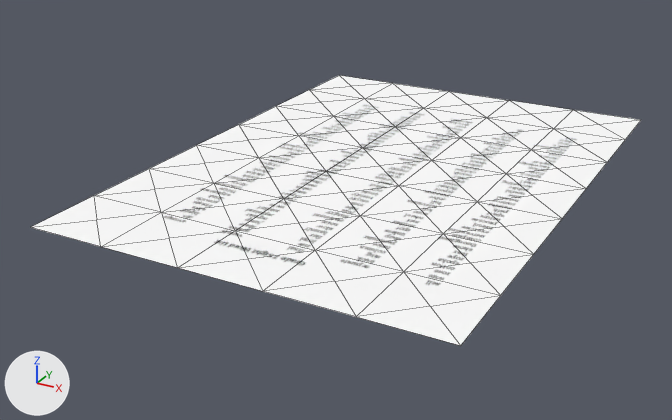
Before and after pictures for a commit that changed the Blender file Assets/Objects/Props/Pages/Page1/Page1.blend.
The view is the same before and after, from a 50 mm camera at (9.71, -19.93, 13.38) aimed at (-0.75, -0.92, 3.88). The axes (+X, +Y, +Z) are drawn at lower left. The lights are the same throughout. Mesh edges are drawn as thin lines.
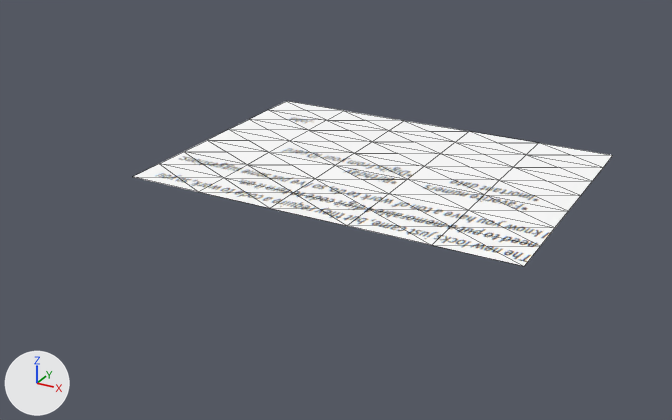
The edits, one by one:
Picture 'Note.png' (img_note_png) is new.
Material 'Material' (mat_material) changes its picture from img_page1_png to img_note_png.
me_plane_002 has 83 vertices, 140 faces and spans x -4.42..5.58, y -7.37..6.63, z 0.0.
me_plane_002 is used by ob_plane; location (-0.57, 0.38, 4.91).
me_plane_002 part 1: the whole mesh is scaled about its middle by (1, 0.517, 1).

Changed parts and their boxes [x1, y1, x2, y2] in the pictures (672 x 420 px):
'Plane', surface changed, mesh rescaled (21% narrower, 39% shorter): before [31, 75, 641, 346]; after [133, 101, 613, 266]
